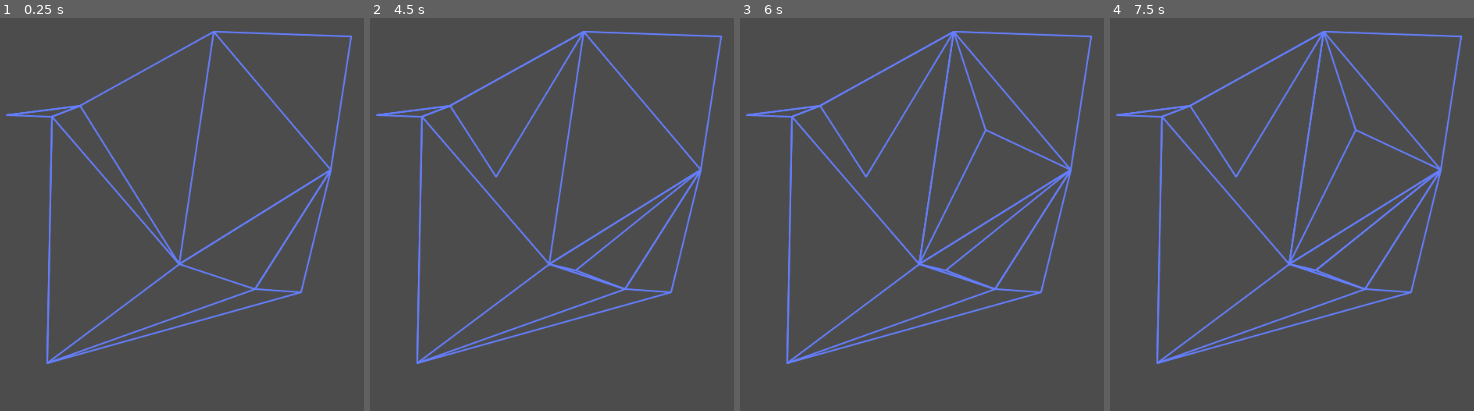
Above: before the commit, frames 1-4 (left to right).
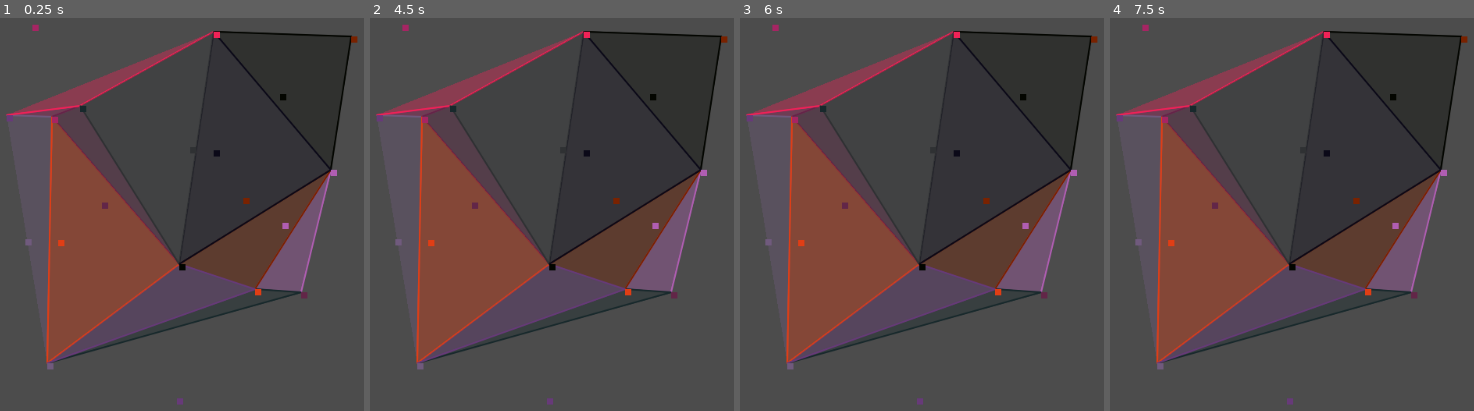
Above: after the commit, the same moments.

Repository: tVeratti/godot-wild-jam-44
Game: Godot game, scene res://Test.tscn
The game is run twice, just before and just after one commit, with the same random seed, the same clock (stepped at 60 frames per second) and the same inputs.
Inputs (mouse positions are in pixels of both pictures, inside the frame that each line leads up to):
- Up to frame 1 (0.25 s): no input
- Up to frame 2 (4.5 s): tap Enter at 0.5, 2, 3.5 s; move the mouse to (outside the picture) at 0.52 s; click (outside the picture) at 0.67 s; tap Space at 1.25, 2.75, 4.25 s; move the mouse to (577, 269) at 1.27 s; click (577, 269) at 1.42 s; move the mouse to (outside the picture) at 2.02 s; click (outside the picture) at 2.17 s; move the mouse to (697, 340) at 2.77 s; click (697, 340) at 2.92 s; move the mouse to (outside the picture) at 3.52 s; click (outside the picture) at 3.67 s; move the mouse to (497, 175) at 4.27 s; click (497, 175) at 4.42 s
- Up to frame 3 (6 s): move the mouse to (outside the picture) at 5.02 s; click (outside the picture) at 5.17 s; move the mouse to (987, 128) at 5.77 s; click (987, 128) at 5.92 s
- Up to frame 4 (7.5 s): move the mouse to (outside the picture) at 6.52 s; click (outside the picture) at 6.67 s; move the mouse to (1317, 269) at 7.27 s; click (1317, 269) at 7.42 s

The runs differ from the first frame. In frame 1, 39% of the frame differs, in the area x 1-99%, y 1-99%; in frame 2, 39%; in frame 3, 39%; in frame 4, 39%.

Commit message:
calculate circumcenters

Diff:
--- a/src/Chunk.gd
+++ b/src/Chunk.gd
@@ -7,15 +7,21 @@
 
 onready var collision:CollisionPolygon2D = $CollisionPolygon2D
 onready var line:Line2D = $Line2D
+onready var polygon:Polygon2D = $Polygon2D
 
 
 func set_shape(_points):
 	points = _points
-	collision.polygon = points
+#	collision.polygon = points
 	line.points = points
+	polygon.polygon = points
+
+
+func set_color(color):
+	line.default_color = color
+	polygon.color = color
 
 
 func _on_Chunk_input_event(viewport, event, shape_idx):
 	if event is InputEventMouseButton and event.pressed:
-		print(event.position)
 		emit_signal("on_crack", self, event.position)
--- a/src/Chunk.tscn
+++ b/src/Chunk.tscn
@@ -8,7 +8,13 @@
 [node name="CollisionPolygon2D" type="CollisionPolygon2D" parent="."]
 
 [node name="Line2D" type="Line2D" parent="."]
+points = PoolVector2Array( 230, 264 )
 width = 1.0
+default_color = Color( 1, 1, 1, 0.345098 )
 antialiased = true
 
+[node name="Polygon2D" type="Polygon2D" parent="."]
+self_modulate = Color( 1, 1, 1, 0.376471 )
+color = Color( 1, 1, 1, 0.188235 )
+
 [connection signal="input_event" from="." to="." method="_on_Chunk_input_event"]
--- a/src/Test.gd
+++ b/src/Test.gd
@@ -4,6 +4,7 @@
 
 
 var voronoi
+var colors:Array = []
 
 onready var polygons:Node2D = $Polygons
 
@@ -16,29 +17,50 @@
 	var inner_index = 0
 	var color = Color.aqua
 
-	for site in voronoi.sites:
+	for index in voronoi.delaunay.size():
+		var site = voronoi.delaunay[index]
+		colors.append(random_color())
+
 		var chunk = Chunk.instance()
 		polygons.add_child(chunk)
 		chunk.set_shape(site)
-		chunk.connect("on_crack", self, "_on_chunk_crack")
+		chunk.set_color(colors[index])
+#		chunk.connect("on_crack", self, "_on_chunk_crack")
 
-#		var line = Line2D.new()
-#		line.points = site
-#		line.default_color = Color(1, 1, 1, 0.2)
-#		line.width = 1.0
-#		line.antialiased = true
-#		polygons.add_child(line)
+	render_dots(voronoi.points)
+	render_dots(voronoi.circumcenters)
+#	for site in voronoi.sites:
+#		var chunk = Chunk.instance()
+#		polygons.add_child(chunk)
+#		chunk.set_shape(site)
+#		chunk.set_color(random_color())
+
+
+func render_dots(arr):
+	for index in arr.size():
+		var center = arr[index]
+		var color = colors[index]
+		var dot = ColorRect.new()
+		dot.color = color
+		dot.rect_size = Vector2(8, 8)
+		dot.rect_position = center
+		polygons.add_child(dot)
 
 
 func _on_chunk_crack(chunk, point):
-	var new_inner = voronoi.get_inner_delauney(chunk.points, point)
-	for inner_chunk in new_inner:
+	var top_chunk = voronoi.get_inner_delauney(chunk.points, point)
+#	var new_chunks = []
+#	for inner_chunk in top_chunk:
+#		new_chunks += voronoi.get_inner_delauney(inner_chunk)
+
+	for shape in top_chunk:
 		var new_chunk = Chunk.instance()
 		polygons.add_child(new_chunk)
-		new_chunk.set_shape(inner_chunk)
+		new_chunk.set_shape(shape)
 		new_chunk.connect("on_crack", self, "_on_chunk_crack")
 
 	chunk.queue_free()
+
 
 
 func random_color() -> Color:
--- a/src/Voronoi.gd
+++ b/src/Voronoi.gd
@@ -8,37 +8,59 @@
 var rng:RandomNumberGenerator = RandomNumberGenerator.new()
 
 var points:Array = []
+var delaunay:Array = []
+var circumcenters:Array = []
 var sites:Array = []
 
 
 func generate(num_points:int = 5, loops:int = 0):
 	rng.randomize()
-	generate_points(num_points)
 
-	sites = get_delauney_polygons(points)
+	points = generate_points(num_points)
+	delaunay = get_delauney_polygons(points)
+	circumcenters = get_circumcenters(delaunay)
+	sites = []
 
-	var new_sites = []
-	for loop_index in range(loops):
-		for index in sites.size():
-			var site = sites[index]
-			var inner_delauney = get_inner_delauney(site)
+	for point in points:
+		# Loop through the points used to create delauney triangles
+		# Get all triangles that touch this point; this means they are adjacent
+		var adjacent_circumcenters = []
+		for index in delaunay.size():
+			var triangle = delaunay[index]
+			for triangle_point in triangle:
+				if triangle_point == point and not adjacent_circumcenters.has(index):
+					adjacent_circumcenters.append(circumcenters[index])
 
-			new_sites += inner_delauney
+#		adjacent_circumcenters.sort_custom(self, "sort_circumcenters")
+		sites.append(adjacent_circumcenters)
 
-		sites = new_sites
 
 
 func generate_points(amount:int):
-	points = []
+	var vectors = []
 
 	for i in range(amount):
-		points.append(Vector2(
+		vectors.append(Vector2(
 			rng.randi_range(0, width),
 			rng.randi_range(0, height)))
 
+	return vectors
+
+
+func get_circumcenters(delaunay_triangles):
+	var centers = []
+	for triangle in delaunay_triangles:
+		var circumcenter = get_circumcenter(triangle[0], triangle[1], triangle[2])
+		centers.append(circumcenter)
+
+	return centers
+
+
+func sort_circumcenters(a, b):
+	return atan2(a.x, a.y) - atan2(b.x, b.y)
+
 
 func get_inner_delauney(triangle, new_point = null):
-
 	if new_point == null:
 		new_point = Vector2.ZERO
 		for point in triangle:
@@ -76,8 +98,27 @@
 	return all_polygons
 
 
+func get_circumcenter(a:Vector2, b:Vector2, c:Vector2):
+	var x1 = a.x
+	var y1 = a.y
+	var x2 = b.x
+	var y2 = b.y
+	var x3 = c.x
+	var y3 = c.y
+
+	var a2 = x1 - x2;
+	var a3 = x1 - x3;
+	var b2 = y1 - y2;
+	var b3 = y1 - y3;
+	var d1 = x1 * x1 + y1 * y1;
+	var d2 = d1 - x2 * x2 - y2 * y2;
+	var d3 = d1 - x3 * x3 - y3 * y3;
+	var ab = (a3 * b2 - a2 * b3) * 2;
+	var xa = (b2 * d3 - b3 * d2) / ab - x1;
+	var ya = (a3 * d2 - a2 * d3) / ab - y1;
+
+	return Vector2(x1 + xa, y1 + ya)
+
+
 func hypot(x, y):
 	return sqrt(pow(x - 1, 2) + pow(y - 1, 2))
-
-func add_site_points():
-	pass
